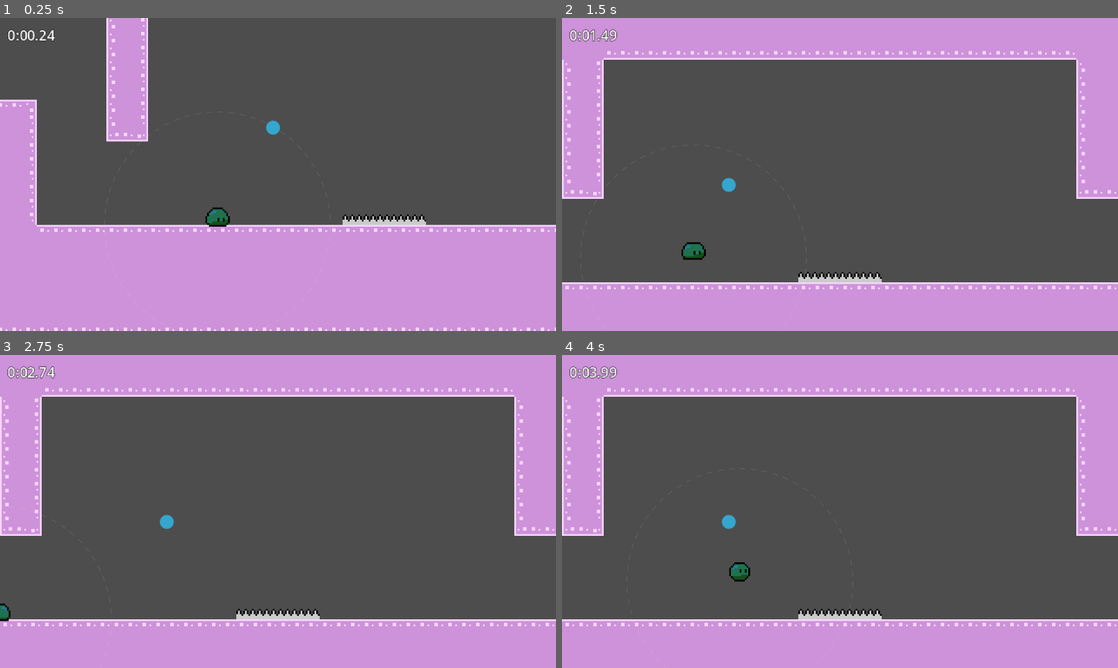
Above: before the commit, frames 1-4 (two rows, left to right).
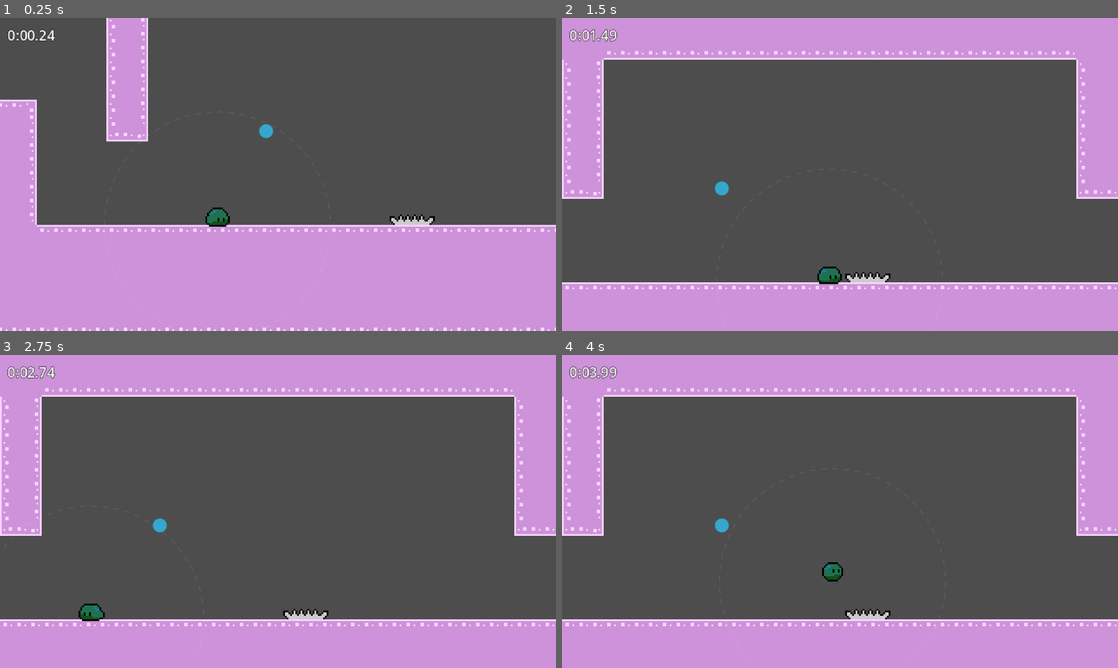
Above: after the commit, the same moments.

Repository: jordanguyent/slick_slime
Game: Godot game, scene res://scenes/levels/level_1.tscn
Same seed, same stepped clock (60 frames per second), same inputs: the game is played once before the commit and once after it.
Inputs (mouse positions are in pixels of both pictures, inside the frame that each line leads up to):
- Up to frame 1 (0.25 s): no input
- Up to frame 2 (1.5 s): move the mouse to (962, 158) at 0.52 s; hold D (player_right) from 0.53 s (still down); click (962, 158) at 0.6 s; tap Space (player_jump) at 0.77 s; move the mouse to (728, 190) at 1.27 s; click (728, 190) at 1.35 s
- Up to frame 3 (2.75 s): tap Space (player_jump) at 1.52 s; move the mouse to (333, 442) at 2.02 s; release D (player_right) at 2.03 s; hold A (player_left) from 2.03 s (still down); click (333, 442) at 2.1 s
- Up to frame 4 (4 s): move the mouse to (812, 574) at 2.77 s; release A (player_left) at 2.78 s; hold D (player_right) from 2.78 s (still down); click (812, 574) at 2.85 s; tap Space (player_jump) at 3.02, 3.77 s; move the mouse to (1006, 558) at 3.52 s; click (1006, 558) at 3.6 s

The runs differ from the first frame. In frame 1, 0.4% of the frame differs, in the area x 46-79%, y 32-67%; in frame 2, 0.7%; in frame 3, 0.7%; in frame 4, 0.8%, in the area x 27-60%, y 51-85%.

Commit message:
Add static one way platforms

Diff:
--- a/project.godot
+++ b/project.godot
@@ -78,6 +78,7 @@
 2d_physics/layer_5="spikes"
 2d_physics/layer_6="checkpoint"
 2d_physics/layer_7="camera"
+2d_physics/layer_8="platforms"
 
 [physics]
 
--- a/scenes/levels/level_1.tscn
+++ b/scenes/levels/level_1.tscn
@@ -57,4 +57,4 @@
 stage_group_path = NodePath("../StageGroup")
 
 [node name="SlimeOrb" parent="." unique_id=1049932531 instance=ExtResource("4_sk5k4")]
-position = Vector2(96, 96)
+position = Vector2(92, 98)
--- a/scenes/levels/stages/start_stage.tscn
+++ b/scenes/levels/stages/start_stage.tscn
@@ -9,7 +9,7 @@
 [node name="StartStage" type="Node2D" unique_id=850289467]
 
 [node name="TileMapLayer" type="TileMapLayer" parent="." unique_id=781311143]
-tile_map_data = PackedByteArray("AAD//wAAAAACAAEAAAD+/wAAAAA …(13616 unchanged characters)… CAAEAAAAnAAwAAAACAAIAAAAlAAwAAAABAAIAAAARABIAAAAFAAMAAAASABIAAAAFAAMAAAATABIAAAAFAAMAAAAUABIAAAAFAAMAAAAVABIAAAAFAAMAAAAWABIAAAAFAAMAAAA=")
+tile_map_data = PackedByteArray("AAD//wAAAAACAAEAAAD+/wAAAAA …(13616 unchanged characters)… CAAEAAAAnAAwAAAACAAIAAAAlAAwAAAABAAIAAAAVABIAAAAFAAMAAAAWABIAAAAFAAMAAAAUABIAAAAEAAMAAAAXABIAAAAGAAMAAAA=")
 tile_set = ExtResource("1_us5q6")
 
 [node name="CameraBoundary" type="ReferenceRect" parent="." unique_id=2054124027]
--- a/scenes/main_tile_set.tres
+++ b/scenes/main_tile_set.tres
@@ -38,6 +38,8 @@
 6:0/0 = 0
 6:1/0 = 0
 5:1/0 = 0
+5:1/0/physics_layer_2/polygon_0/points = PackedVector2Array(-4, -4, 4, -4, 4, 4, -4, 4)
+5:1/0/physics_layer_2/polygon_0/one_way = true
 4:1/0 = 0
 3:1/0 = 0
 3:1/0/terrain_set = 0
@@ -267,6 +269,8 @@
 physics_layer_1/collision_layer = 16
 physics_layer_1/collision_mask = 2
 physics_layer_1/collision_priority = 2.0
+physics_layer_2/collision_layer = 1
+physics_layer_2/collision_mask = 2
 terrain_set_0/mode = 0
 terrain_set_0/terrain_0/name = "Base"
 terrain_set_0/terrain_0/color = Color(0.5, 0.34375, 0.25, 1)
